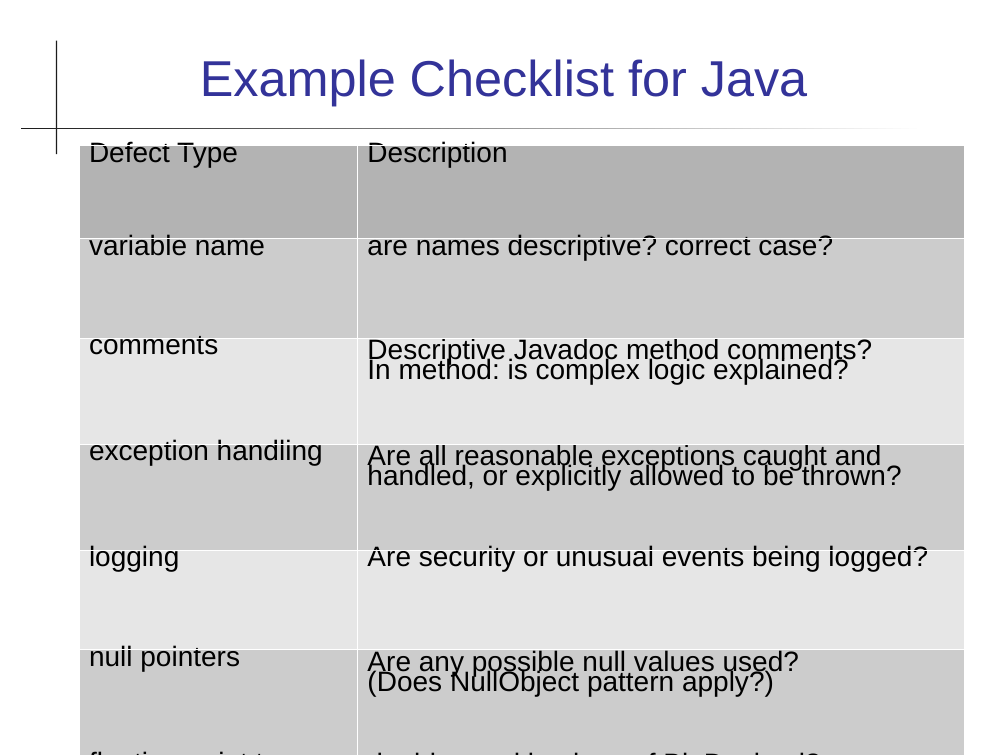
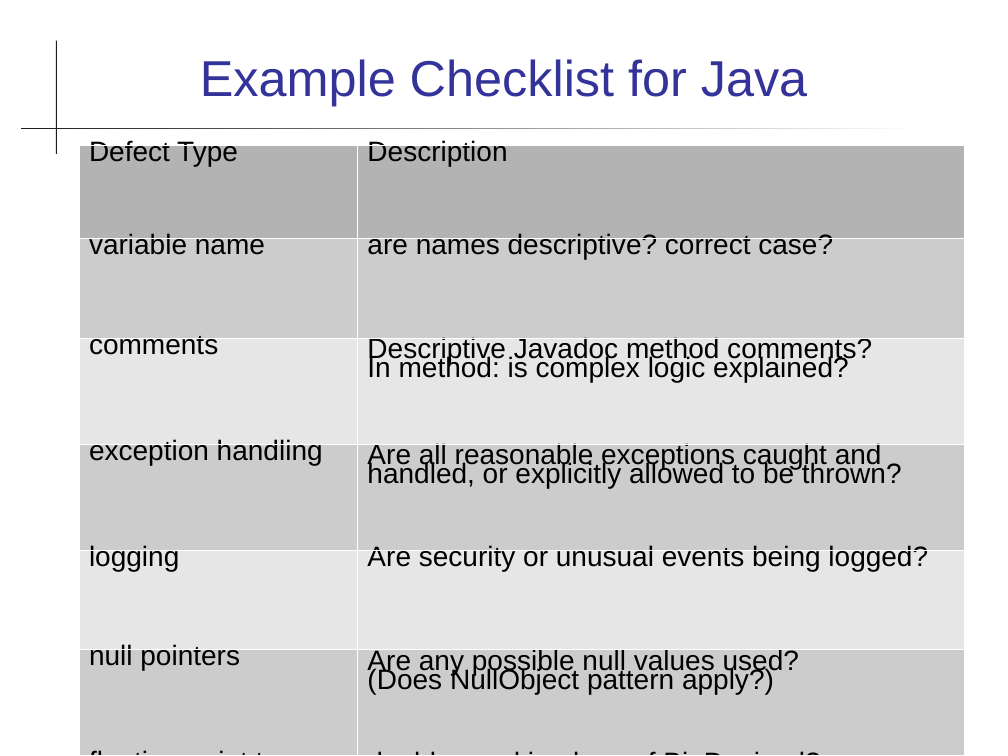
Before and after one commit to cpske/ISP, a slide deck: slide 34 of code-review/Reviews.ppt (slide 33 before the commit). Drawn at 1008x756 pixels with LibreOffice and Linux fonts; fonts in the diff are those of the drawing. Boxes give left, top, right and bottom in pixels: in the first picture for what was removed or moved away, otherwise in the second. Text is boxed around its words. In the diff, an @@ line names an element or a change of style, - is before the commit and + after.

```diff
--- a/code-review/Reviews.ppt
+++ b/code-review/Reviews.ppt
@@ table at bbox=[79, 145, 964, 756] @@
@@ line spacing 0.48 to 0.45 @@
@@ line spacing 0.66 to 0.62 @@
@@ line spacing 0.53 to 0.49 @@
```
Also in this commit, not shown: 19 other slides changed, 1 slide added, 6 other files.
